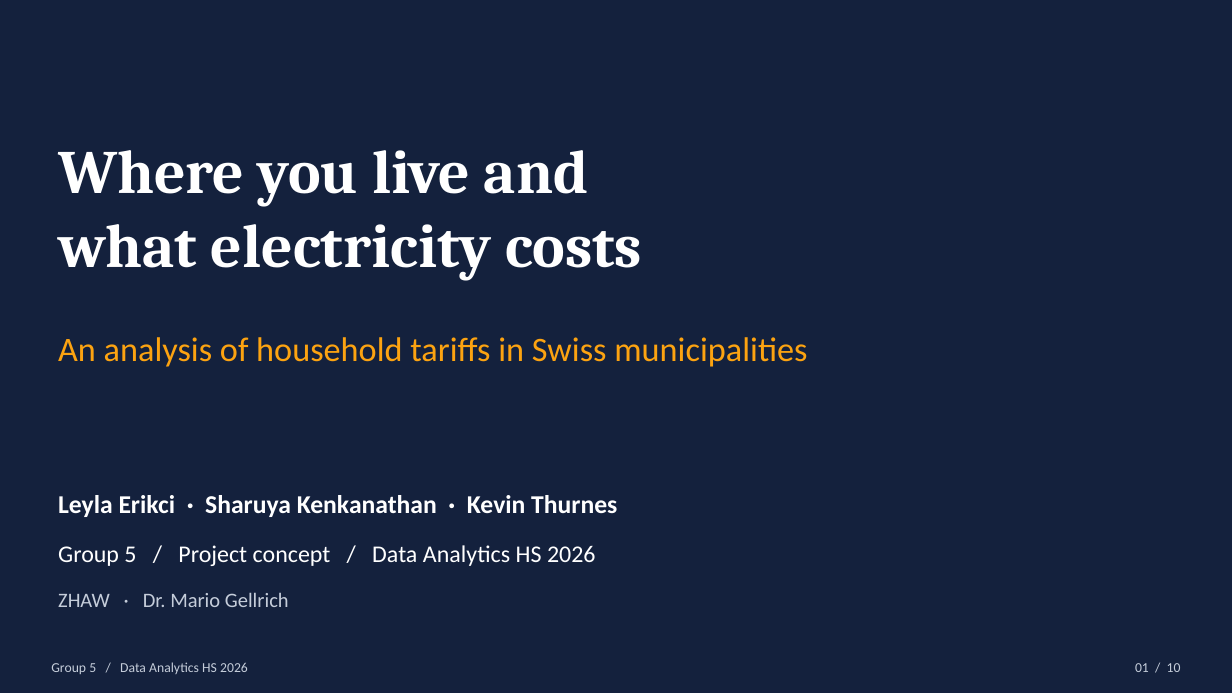
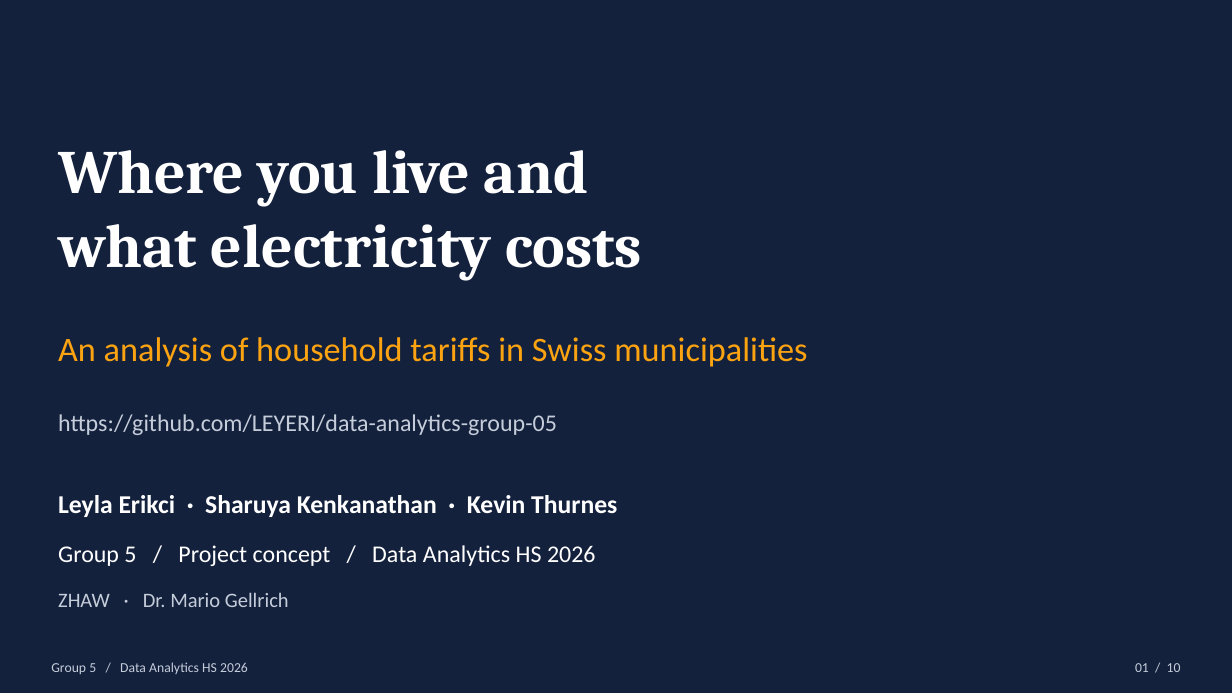
Before and after one commit to LEYERI/data-analytics-group-05, a slide deck: slide 1 of presentation/v3/presentation_concept_group_05_EN_v3.pptx. Drawn at 1232x693 pixels with LibreOffice and Linux fonts; fonts in the diff are those of the drawing. Boxes give left, top, right and bottom in pixels: in the first picture for what was removed or moved away, otherwise in the second. Text is boxed around its words. In the diff, an @@ line names an element or a change of style, - is before the commit and + after.

```diff
--- a/presentation/v3/presentation_concept_group_05_EN_v3.pptx
+++ b/presentation/v3/presentation_concept_group_05_EN_v3.pptx
@@ text added at (x1=58, y1=414, x2=557, y2=435), 14 pt, text #C5CDDA @@
+https://github.com/LEYERI/data-analytics-group-05
```
Also in this commit, not shown: 1 other slide changed, 14 other files.
